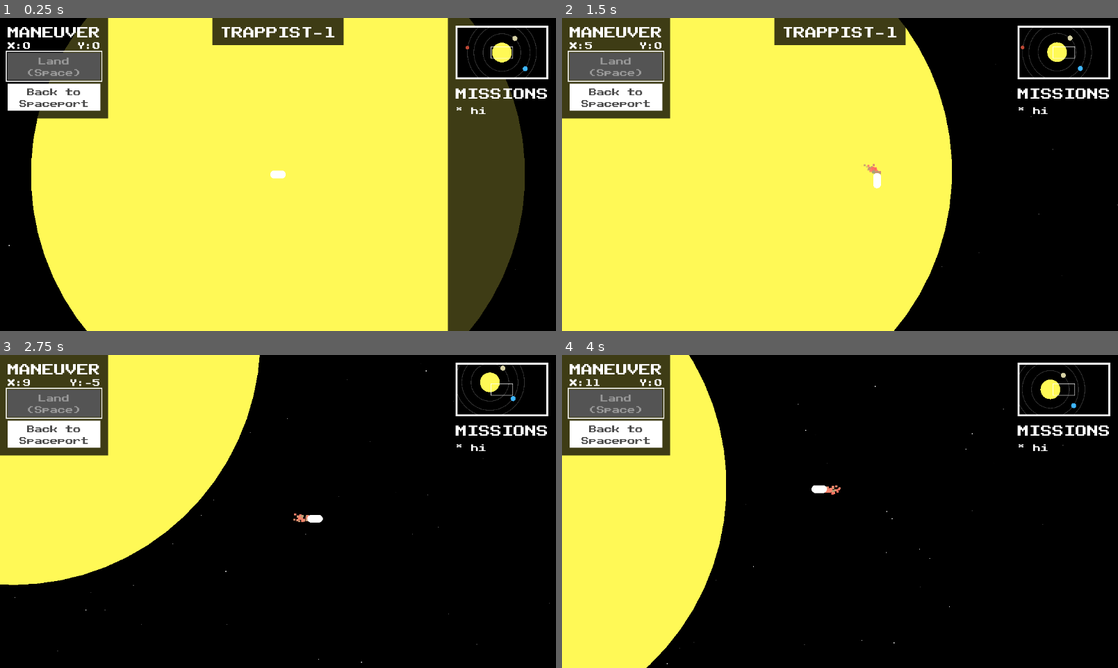
Above: before the commit, frames 1-4 (two rows, left to right).
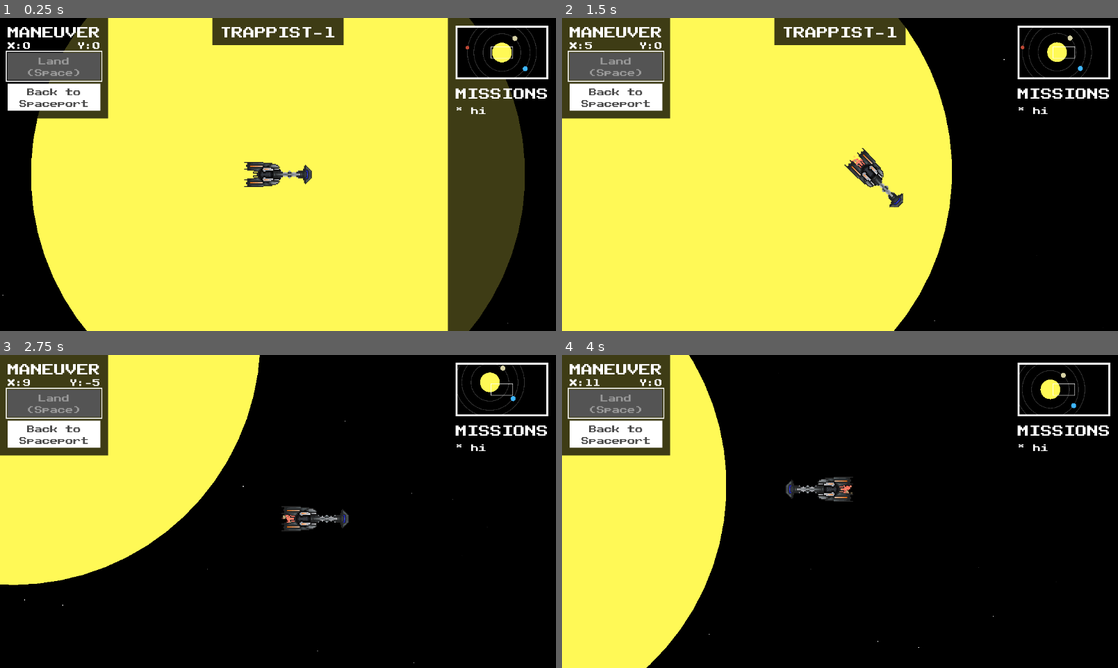
Above: after the commit, the same moments.

Repository: late-parrot/tsa-video-game-design-2026
Game: Godot game, scene res://scenes/main.tscn
Two runs of this game, one before a commit and one after it. Both use one fixed random seed, a clock stepped at 60 frames per second and the inputs below.
Inputs (mouse positions are in pixels of both pictures, inside the frame that each line leads up to):
- Up to frame 1 (0.25 s): no input
- Up to frame 2 (1.5 s): tap Enter at 0.5 s; move the mouse to (962, 158) at 0.52 s; press the mouse at (962, 158) at 0.53 s; hold D (right) 0.53-1.28 s; move the mouse to (728, 190) at 1.27 s; release the mouse at (728, 190) at 1.28 s; hold S (down) from 1.28 s (still down); click (728, 190) at 1.35 s
- Up to frame 3 (2.75 s): move the mouse to (333, 442) at 2.02 s; release S (down) at 2.03 s; press the mouse at (333, 442) at 2.03 s; hold D (right) from 2.03 s (still down)
- Up to frame 4 (4 s): move the mouse to (812, 574) at 2.77 s; release D (right) at 2.78 s; release the mouse at (812, 574) at 2.78 s; hold W (up) 2.78-3.53 s; click (812, 574) at 2.85 s; move the mouse to (1006, 558) at 3.52 s; press the mouse at (1006, 558) at 3.53 s; hold A (left) from 3.53 s (still down)

The runs differ from the first frame. In frame 1, 0.6% of the frame differs, in the area x 0-93%, y 4-98%; in frame 2, 0.6%, in the area x 50-100%, y 13-97%; in frame 3, 0.6%; in frame 4, 0.6%.

Commit message:
Add player sprite and provide basic input controller

Diff:
--- /dev/null
+++ b/scenes/input_controller.tscn
@@ -0,0 +1,8 @@
+[gd_scene load_steps=2 format=3 uid="uid://dsunlve1lve3"]
+
+[ext_resource type="Script" uid="uid://dh4mcwl603for" path="res://scripts/input_controller.gd" id="1_6aakx"]
+
+[node name="InputController" type="Control"]
+layout_mode = 3
+anchors_preset = 0
+script = ExtResource("1_6aakx")
--- a/scenes/maneuver/maneuver.tscn
+++ b/scenes/maneuver/maneuver.tscn
@@ -1,9 +1,10 @@
-[gd_scene load_steps=20 format=3 uid="uid://dwsidhkts8v1c"]
+[gd_scene load_steps=21 format=3 uid="uid://dwsidhkts8v1c"]
 
 [ext_resource type="PackedScene" uid="uid://c5h2bmcfooygk" path="res://scenes/maneuver/overlay.tscn" id="1_40ujs"]
 [ext_resource type="PackedScene" uid="uid://gvgpvaqcuuwx" path="res://scenes/maneuver/player.tscn" id="1_le8cj"]
 [ext_resource type="Script" uid="uid://bi7r77pycujcw" path="res://scripts/maneuver/planet.gd" id="1_n7xhb"]
 [ext_resource type="Script" uid="uid://bxii1evga2wvq" path="res://scripts/maneuver/maneuver.gd" id="1_ytq0j"]
+[ext_resource type="Script" uid="uid://dh4mcwl603for" path="res://scripts/input_controller.gd" id="5_foey6"]
 
 [sub_resource type="CircleShape2D" id="CircleShape2D_40ujs"]
 radius = 512.0
@@ -151,3 +152,8 @@
 [node name="UI" type="CanvasLayer" parent="."]
 
 [node name="ManeuverOverlay" parent="UI" instance=ExtResource("1_40ujs")]
+
+[node name="InputController" type="Node" parent="."]
+script = ExtResource("5_foey6")
+SHOOT = true
+metadata/_custom_type_script = "uid://dh4mcwl603for"
--- a/scenes/maneuver/player.tscn
+++ b/scenes/maneuver/player.tscn
@@ -1,6 +1,7 @@
-[gd_scene load_steps=11 format=3 uid="uid://gvgpvaqcuuwx"]
+[gd_scene load_steps=12 format=3 uid="uid://gvgpvaqcuuwx"]
 
 [ext_resource type="Script" uid="uid://cae360pe30tai" path="res://scripts/maneuver/player.gd" id="1_xetyd"]
+[ext_resource type="Texture2D" uid="uid://c0qwlcrpshoom" path="res://assets/spaceshipv2.png" id="2_ufdv0"]
 
 [sub_resource type="Gradient" id="Gradient_xetyd"]
 colors = PackedColorArray(1, 1, 1, 1, 1, 1, 1, 1)
@@ -31,6 +32,7 @@
 emission_shape = 3
 emission_box_extents = Vector3(0, 4, 0)
 direction = Vector3(-1, 0, 0)
+spread = 12.5
 initial_velocity_max = 100.0
 gravity = Vector3(0, 0, 0)
 scale_curve = SubResource("CurveTexture_w3xnj")
@@ -39,8 +41,8 @@
 hue_variation_max = 0.049999975
 
 [sub_resource type="CapsuleShape2D" id="CapsuleShape2D_xetyd"]
-radius = 8.0
-height = 32.0
+radius = 11.0
+height = 72.0
 
 [sub_resource type="CapsuleMesh" id="CapsuleMesh_w3xnj"]
 radius = 8.0
@@ -48,15 +50,16 @@
 
 [node name="ManeuverPlayer" type="CharacterBody2D"]
 z_index = 1
+scale = Vector2(2, 2)
 script = ExtResource("1_xetyd")
 
 [node name="Fire" type="GPUParticles2D" parent="."]
 modulate = Color(1, 0.51666665, 0.42000002, 1)
-position = Vector2(-14, 0)
+position = Vector2(-21.5, 0)
 emitting = false
-amount = 32
+amount = 64
 texture = SubResource("GradientTexture2D_w3xnj")
-lifetime = 0.2
+lifetime = 0.09999999999999999
 speed_scale = 4.0
 randomness = 1.0
 process_material = SubResource("ParticleProcessMaterial_w3xnj")
@@ -66,7 +69,9 @@
 shape = SubResource("CapsuleShape2D_xetyd")
 
 [node name="Sprite2D" type="Sprite2D" parent="."]
+texture = ExtResource("2_ufdv0")
 
 [node name="MeshInstance2D" type="MeshInstance2D" parent="Sprite2D"]
+visible = false
 rotation = 1.5707964
 mesh = SubResource("CapsuleMesh_w3xnj")
--- a/scripts/disembark/creature.gd
+++ b/scripts/disembark/creature.gd
@@ -30,7 +30,6 @@
 	velocity = safe_velocity
 
 func _on_start_running_body_entered(body: Node2D) -> void:
-	print(body)
 	if body == disembark.player:
 		avoiding = true
 		avoid_pos = disembark.player.position+Vector2(8,8)
--- /dev/null
+++ b/scripts/input_controller.gd
@@ -0,0 +1,20 @@
+class_name InputController extends Node
+
+@export_category("Overrides")
+@export var MOVE = false
+@export var SHOOT = false
+
+func _unhandled_input(event: InputEvent) -> void:
+	var press = false
+	var ui_event = InputEventAction.new()
+	ui_event.pressed = true
+	var prefixes = []
+	if MOVE: prefixes.append("")
+	if SHOOT: prefixes.append("shoot_")
+	for x in prefixes:
+		for y in ["up", "down", "left", "right"]:
+			if event.is_action_pressed(x+y):
+				ui_event.action = "ui_"+y
+				press = true
+	if press:
+		Input.parse_input_event(ui_event)
--- a/scripts/maneuver/player.gd
+++ b/scripts/maneuver/player.gd
@@ -5,7 +5,7 @@
 @export var SPEED = 500.0
 @export var ACCELERATION = 1200.0
 @export var FRICTION = 800.0
-@export var ROTATION_SPEED = 8.0
+@export var ROTATION_SPEED = 4.0
 
 func _physics_process(delta: float) -> void:
 	var direction := Input.get_vector("left", "right", "up", "down")
Binary file added: assets/spaceshipv2.png
Not shown, added: assets/spaceshipv2.png.import
Not shown, added: scripts/input_controller.gd.uid
